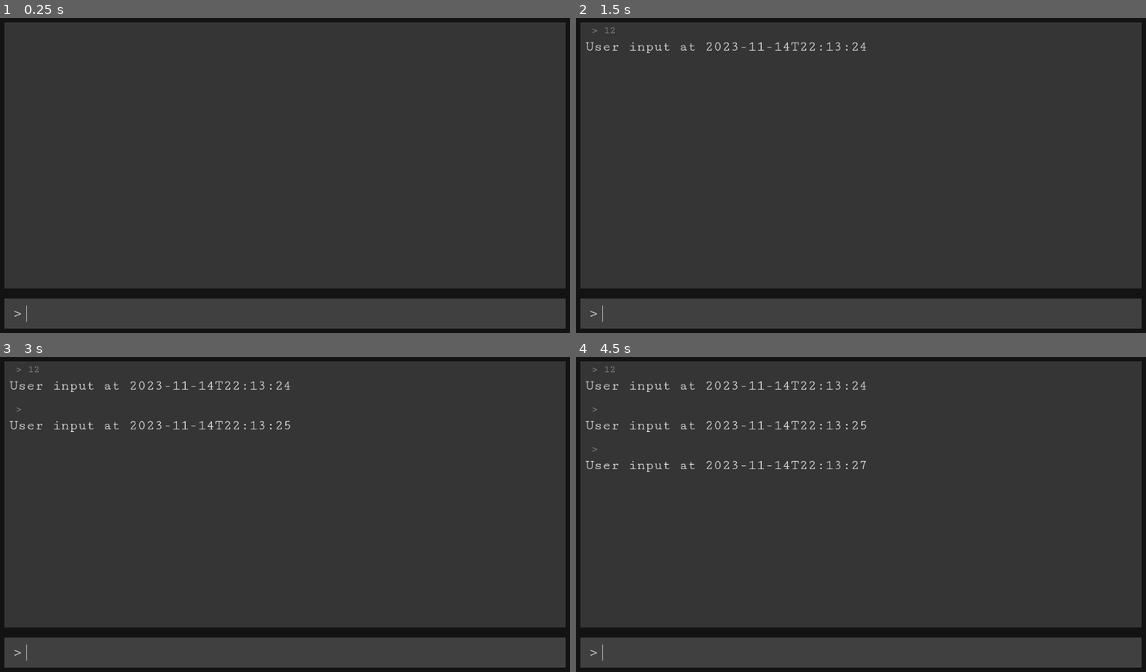
Above: before the commit, frames 1-4 (two rows, left to right).
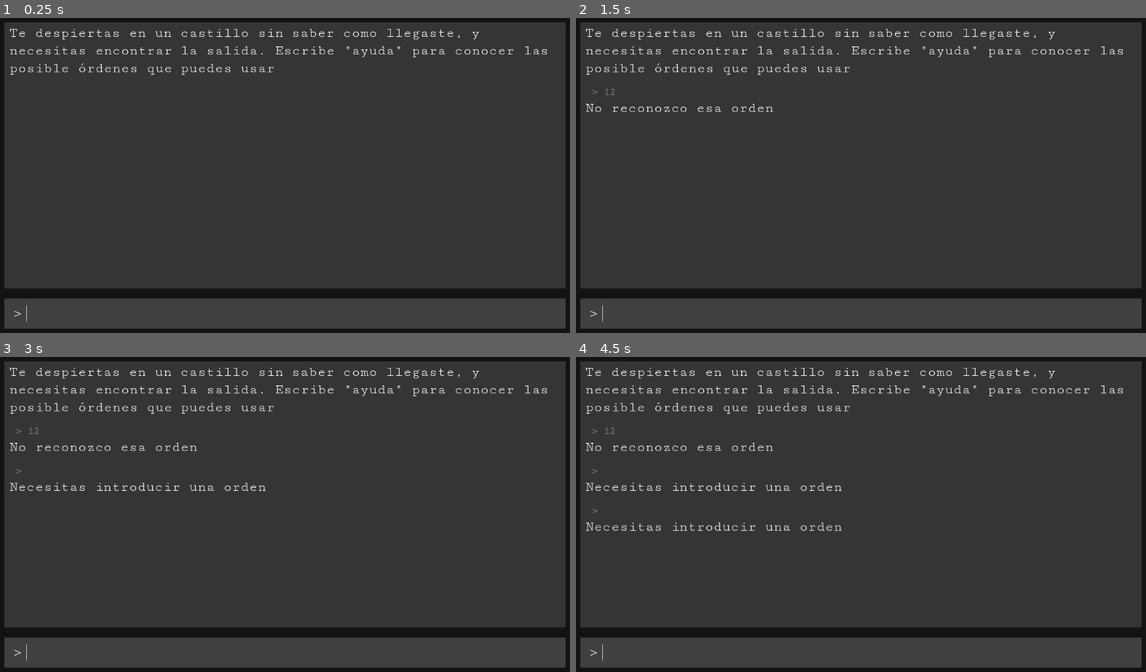
Above: after the commit, the same moments.

Repository: edwardc91/text_adventure_tutorial
Game: Godot game, scene res://main.tscn
Same seed, same stepped clock (60 frames per second), same inputs: the game is played once before the commit and once after it.
Inputs (mouse positions are in pixels of both pictures, inside the frame that each line leads up to):
- Up to frame 1 (0.25 s): no input
- Up to frame 2 (1.5 s): click (872, 314) at 0.52 s; type "12" at 0.6 s; tap Enter at 1.25 s
- Up to frame 3 (3 s): tap Space at 2 s; tap Enter at 2.75 s
- Up to frame 4 (4.5 s): tap Space at 3.5 s; tap Enter at 4.25 s

The runs differ from the first frame. In frame 1, 1.4% of the frame differs, in the area x 1-97%, y 3-19%; in frame 2, 1.9%; in frame 3, 2.5%; in frame 4, 3.1%, in the area x 1-97%, y 3-56%.

Commit message:
Added simple command processor

Diff:
--- a/components/ui/input_response.tscn
+++ b/components/ui/input_response.tscn
@@ -1,22 +1,20 @@
-[gd_scene load_steps=3 format=3 uid="uid://boysug2ajyjca"]
+[gd_scene load_steps=4 format=3 uid="uid://boysug2ajyjca"]
 
 [ext_resource type="Script" path="res://components/ui/input_response.gd" id="1_jr3rk"]
-[ext_resource type="FontFile" uid="uid://djlirv204gvvk" path="res://assets/fonts/CutiveMono-Regular.ttf" id="2_dwgd3"]
+[ext_resource type="PackedScene" uid="uid://7go460m6n6qq" path="res://components/ui/player_input.tscn" id="2_ltm7k"]
+[ext_resource type="PackedScene" uid="uid://cv1inpyynerli" path="res://components/ui/response.tscn" id="3_q1th8"]
 
 [node name="InputResponse" type="VBoxContainer"]
+offset_right = 319.0
+offset_bottom = 59.0
 script = ExtResource("1_jr3rk")
 
-[node name="PlayerInput" type="Label" parent="."]
+[node name="PlayerInput" parent="." instance=ExtResource("2_ltm7k")]
 unique_name_in_owner = true
 layout_mode = 2
-theme_override_colors/font_color = Color(0.65098, 0.65098, 0.65098, 1)
-theme_override_fonts/font = ExtResource("2_dwgd3")
-theme_override_font_sizes/font_size = 20
-text = "> player input"
 
-[node name="Response" type="Label" parent="."]
+[node name="Response" parent="." instance=ExtResource("3_q1th8")]
 unique_name_in_owner = true
+custom_minimum_size = Vector2(10, 0)
 layout_mode = 2
-theme_override_fonts/font = ExtResource("2_dwgd3")
-theme_override_font_sizes/font_size = 28
-text = "Game response here"
+autowrap_mode = 1
--- /dev/null
+++ b/components/ui/player_input.tscn
@@ -0,0 +1,11 @@
+[gd_scene load_steps=2 format=3 uid="uid://7go460m6n6qq"]
+
+[ext_resource type="FontFile" uid="uid://djlirv204gvvk" path="res://assets/fonts/CutiveMono-Regular.ttf" id="1_ptjbu"]
+
+[node name="PlayerInput" type="Label"]
+custom_minimum_size = Vector2(400, 0)
+theme_override_colors/font_color = Color(0.65098, 0.65098, 0.65098, 1)
+theme_override_fonts/font = ExtResource("1_ptjbu")
+theme_override_font_sizes/font_size = 20
+text = "> player input"
+autowrap_mode = 3
--- /dev/null
+++ b/components/ui/response.tscn
@@ -0,0 +1,10 @@
+[gd_scene load_steps=2 format=3 uid="uid://cv1inpyynerli"]
+
+[ext_resource type="FontFile" uid="uid://djlirv204gvvk" path="res://assets/fonts/CutiveMono-Regular.ttf" id="1_jfljj"]
+
+[node name="Response" type="Label"]
+custom_minimum_size = Vector2(400, 0)
+theme_override_fonts/font = ExtResource("1_jfljj")
+theme_override_font_sizes/font_size = 28
+text = "Game response here"
+autowrap_mode = 3
--- a/main.gd
+++ b/main.gd
@@ -1,22 +1,41 @@
 extends Control
 
 @export var max_input_remembered: int = 30
+@export var initial_response_text: String = """Te despiertas en un castillo sin saber como llegaste, y necesitas encontrar la salida. Escribe \"ayuda\" para conocer las posible órdenes que puedes usar"""
+
+@export var response_scene: PackedScene = preload("res://components/ui/response.tscn")
 @export var input_response_scene: PackedScene = preload("res://components/ui/input_response.tscn")
 
+@onready var _command_processor: Node = %CommandProcessor
 @onready var _history_rows: VBoxContainer = %HistoryRows
 @onready var _history_scroll: ScrollContainer = %HistoryScrollContainer
 @onready var _history_scrollbar: VScrollBar = _history_scroll.get_v_scroll_bar()
 
 
+func add_game_info_object(object: Control) -> void:
+	_history_rows.add_child(object)
+	delete_history_beyond_limit()
+
+
+func delete_history_beyond_limit() -> void:
+	var history_cld_count = _history_rows.get_child_count()
+	if history_cld_count > max_input_remembered:
+		for i in range(history_cld_count - max_input_remembered):
+			_history_rows.get_child(i).queue_free()
+
+
 func _ready() -> void:
-	_history_scrollbar.changed.connect(_on__history_scroll_changed)
+	_history_scrollbar.changed.connect(_on_history_scroll_changed)
+	var initial_response = response_scene.instantiate()
+	initial_response.set_text(initial_response_text)
+	add_game_info_object(initial_response)
 
 
 func _process(delta: float) -> void:
 	pass
 
 
-func _on__history_scroll_changed() -> void:
+func _on_history_scroll_changed() -> void:
 	_history_scroll.set_v_scroll(int(_history_scrollbar.max_value))
 
 
@@ -24,12 +43,9 @@
 	if new_text.is_empty():
 		return
 
+	var response = _command_processor.process_command(new_text)
+
 	var new_input_response = input_response_scene.instantiate()
-	new_input_response.update_texts(
-		new_text, "User input at " + Time.get_datetime_string_from_system()
-	)
+	new_input_response.update_texts(new_text, response)
 
-	_history_rows.add_child(new_input_response)
-
-	if _history_rows.get_child_count() >  max_input_remembered:
-		_history_rows.get_child(0).queue_free()
+	add_game_info_object(new_input_response)
--- a/main.tscn
+++ b/main.tscn
@@ -1,7 +1,8 @@
-[gd_scene load_steps=9 format=3 uid="uid://dickmj7cq3d68"]
+[gd_scene load_steps=10 format=3 uid="uid://dickmj7cq3d68"]
 
 [ext_resource type="Script" path="res://main.gd" id="1_3ltkm"]
 [ext_resource type="FontFile" uid="uid://djlirv204gvvk" path="res://assets/fonts/CutiveMono-Regular.ttf" id="1_gm0px"]
+[ext_resource type="Script" path="res://scripts/CommandProcessor.gd" id="2_pegya"]
 [ext_resource type="Script" path="res://components/ui/Input.gd" id="3_vm72w"]
 
 [sub_resource type="StyleBoxFlat" id="StyleBoxFlat_ocxkw"]
@@ -25,6 +26,10 @@
 grow_horizontal = 2
 grow_vertical = 2
 script = ExtResource("1_3ltkm")
+
+[node name="CommandProcessor" type="Node" parent="."]
+unique_name_in_owner = true
+script = ExtResource("2_pegya")
 
 [node name="Background" type="PanelContainer" parent="."]
 layout_mode = 1
@@ -65,6 +70,8 @@
 [node name="HistoryRows" type="VBoxContainer" parent="Background/MarginContainer/Rows/GameInfo/HistoryMargin/HistoryScrollContainer"]
 unique_name_in_owner = true
 layout_mode = 2
+size_flags_horizontal = 3
+size_flags_vertical = 3
 theme_override_constants/separation = 20
 
 [node name="InputArea" type="PanelContainer" parent="Background/MarginContainer/Rows"]
--- /dev/null
+++ b/scripts/CommandProcessor.gd
@@ -0,0 +1,33 @@
+extends Node
+
+
+func process_command(input: String) -> String:
+	var words = input.split(" ", false)
+
+	if len(words) == 0:
+		return "Necesitas introducir una orden"
+
+	var first_word = words[0].to_lower()
+
+	var second_word = ""
+	if len(words) >= 2:
+		second_word = words[1].to_lower()
+
+	match first_word:
+		"ir":
+			return go(second_word)
+		"ayuda":
+			return help()
+		_:
+			return "No reconozco esa orden"
+
+
+func go(direction: String) -> String:
+	if direction == "":
+		return "¿Hacia donde desea ir?"
+
+	return "Te dirigiste al %s" % direction
+
+
+func help() -> String:
+	return "Puedes usar estas órdenes: ir [dirección]"
